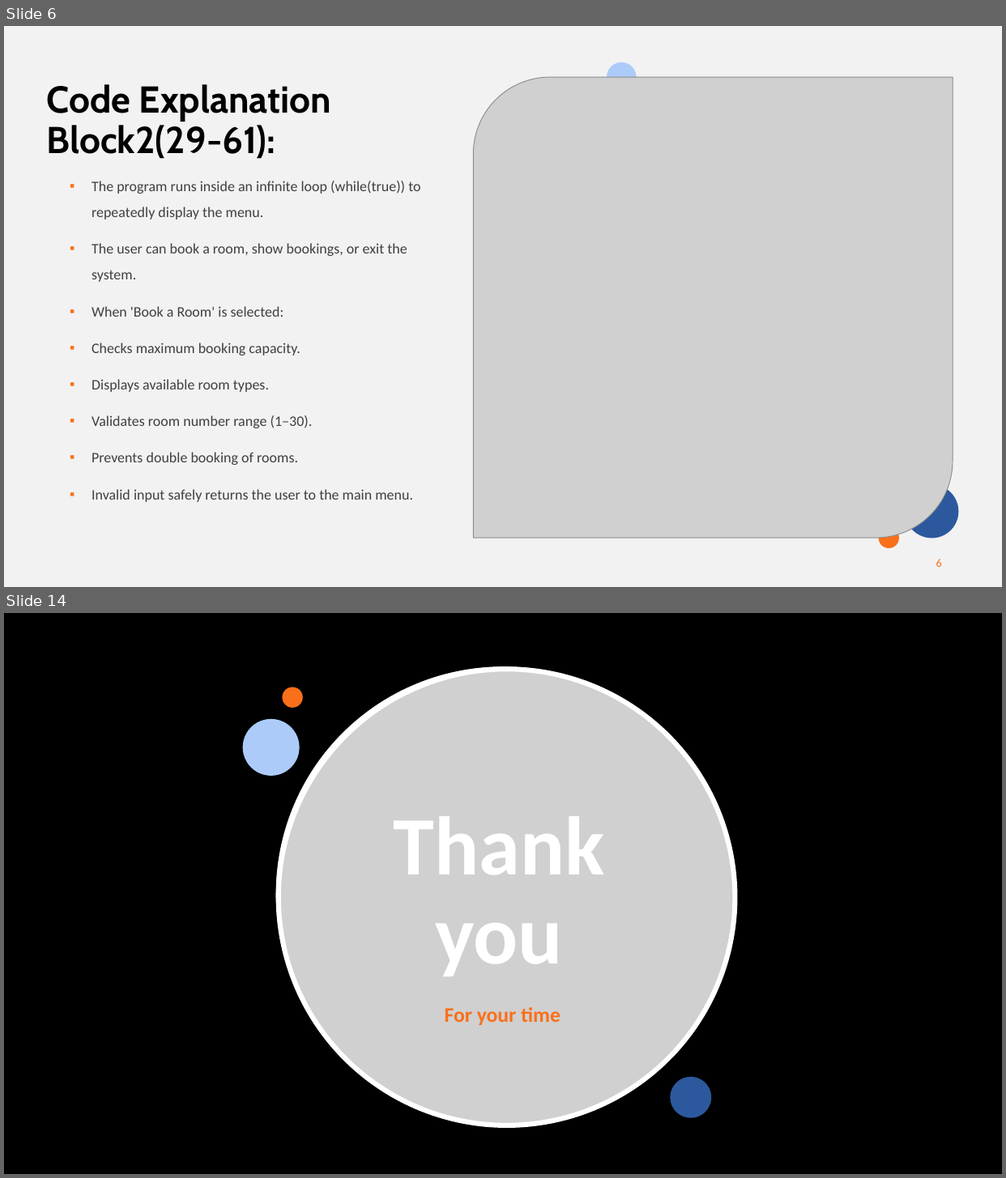
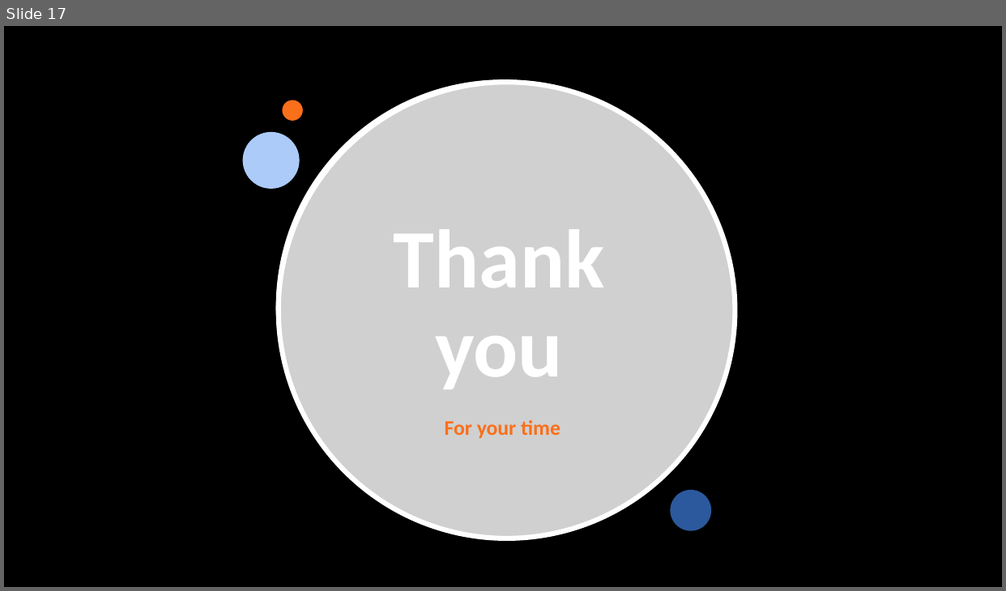
Before and after one commit to CyborkSpider/Hotel-Reservation, a slide deck: Hotel Reservation Presentation.pptx. Shown one above the other, each under a label of ours: slides 6 and 14 before the commit, slide 17 after it; the slides between them are not shown. The pictures are 1006x1178 and 1006x591 pixels, drawn with LibreOffice and Linux fonts; fonts in the diff are those of the drawing; grey boxes stand for pictures; background and template pictures are left out. Boxes give left, top, right and bottom in pixels: in the first picture for what was removed or moved away, otherwise in the second. Text is boxed around its words. In the diff, an @@ line names an element or a change of style, - is before the commit and + after.

```diff
--- a/Hotel Reservation Presentation.pptx
+++ b/Hotel Reservation Presentation.pptx
@@ slide 6 removed at (4,26,1002,587), background #F2F2F2 @@
@@ ellipse removed at (607,62,637,92) @@
@@ title removed at (47,84,331,159) @@
-Code Explanation Block2(29-61):
@@ picture removed at (473,77,953,538) @@
@@ text removed at (91,181,420,502) @@
-▪ The program runs inside an infinite loop (while(true)) to repeatedly display the menu.
-▪ The user can book a room, show bookings, or exit the system.
-▪ When 'Book a Room' is selected:
-▪ Checks maximum booking capacity.
-▪ Displays available room types.
-▪ Validates room number range (1–30).
-▪ Prevents double booking of rooms.
-▪ Invalid input safely returns the user to the main menu.
@@ ellipse removed at (906,485,959,539) @@
@@ ellipse removed at (879,528,898,548) @@
@@ rectangle removed at (39,538,209,577) @@
@@ page number removed at (936,559,942,567) @@
-6
@@ what was slide 14 is now slide 17 @@
```
Also in this commit, not shown: 7 slides changed, 9 slides added, 5 other slides removed, 1 other file.
